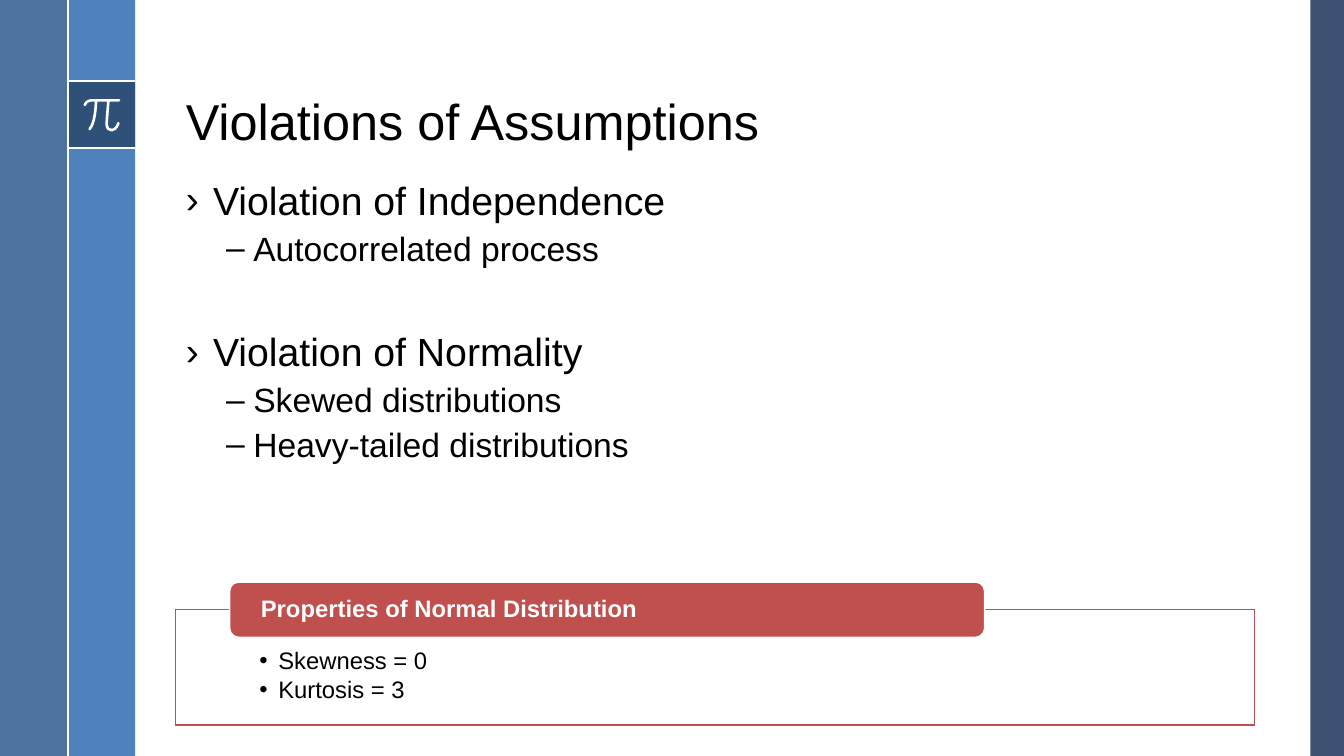
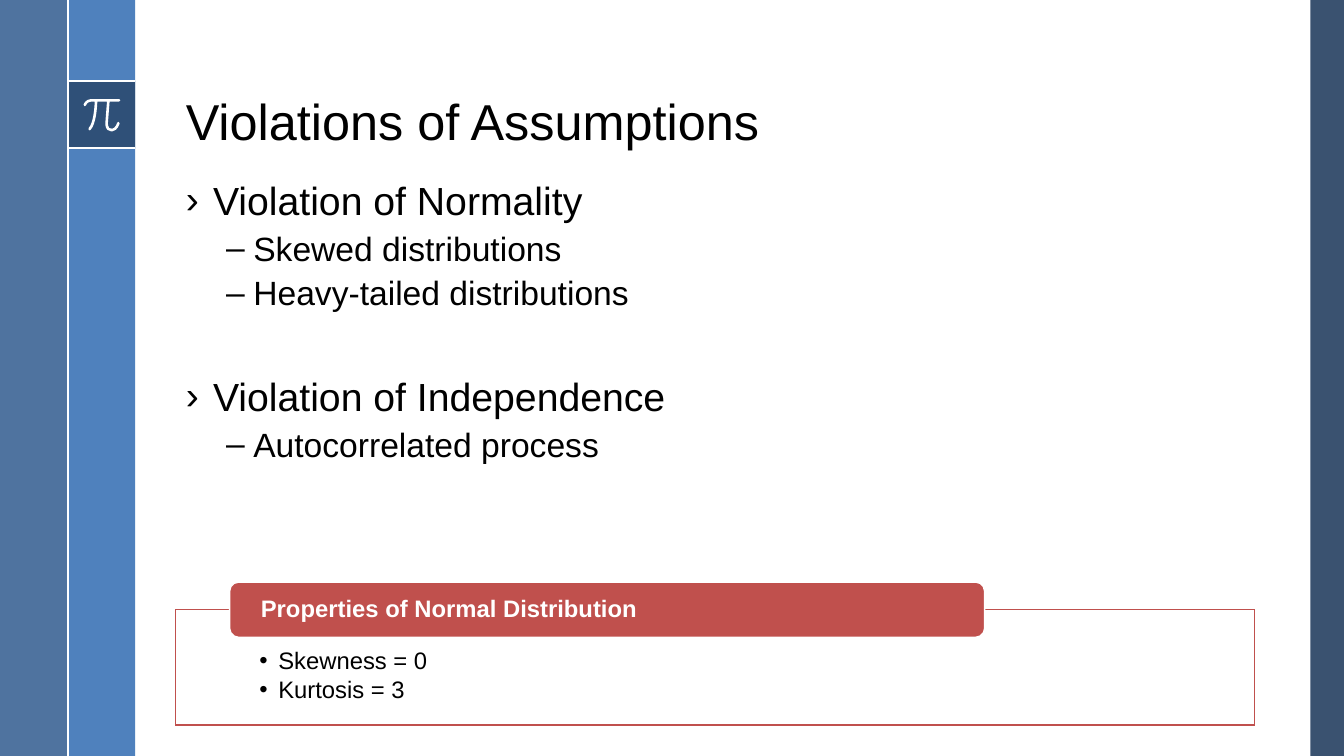
Before and after one commit to howewenann/spc_charts, a slide deck: slide 18 of reports/Statistical Process Control.pptx (slide 11 before the commit). Drawn at 1344x756 pixels with LibreOffice and Linux fonts; fonts in the diff are those of the drawing. Boxes give left, top, right and bottom in pixels: in the first picture for what was removed or moved away, otherwise in the second. Text is boxed around its words. In the diff, an @@ line names an element or a change of style, - is before the commit and + after.

```diff
--- a/reports/Statistical Process Control.pptx
+++ b/reports/Statistical Process Control.pptx
@@ text at <box>213,186,665,268</box>: paragraphs removed @@
-› Violation of Independence
-  – Autocorrelated process
@@ text at <box>213,382,665,464</box>: paragraphs added @@
+› Violation of Independence
+  – Autocorrelated process
```
Also in this commit, not shown: 11 other slides changed, 9 slides added, 2 slides removed, 9 other files.
